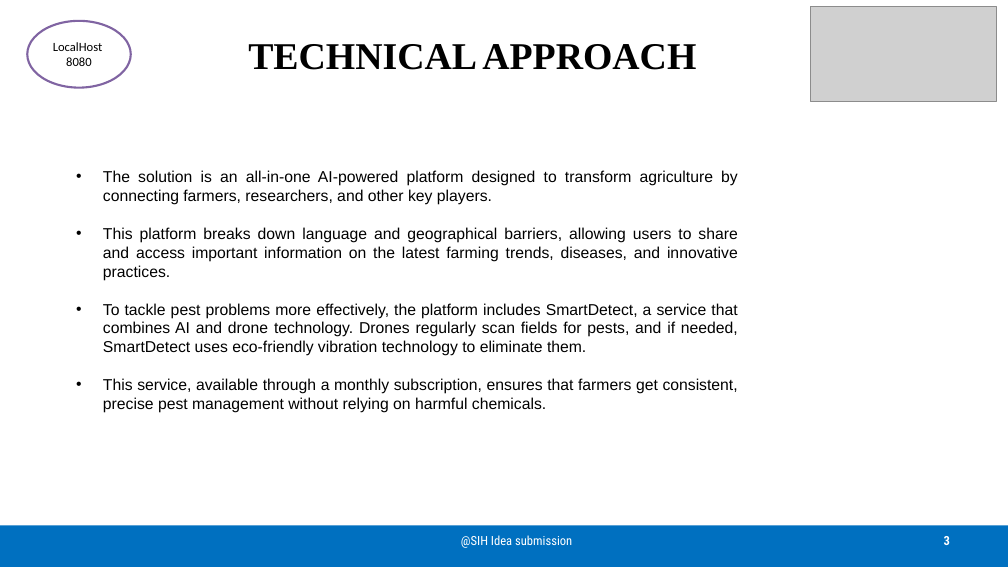
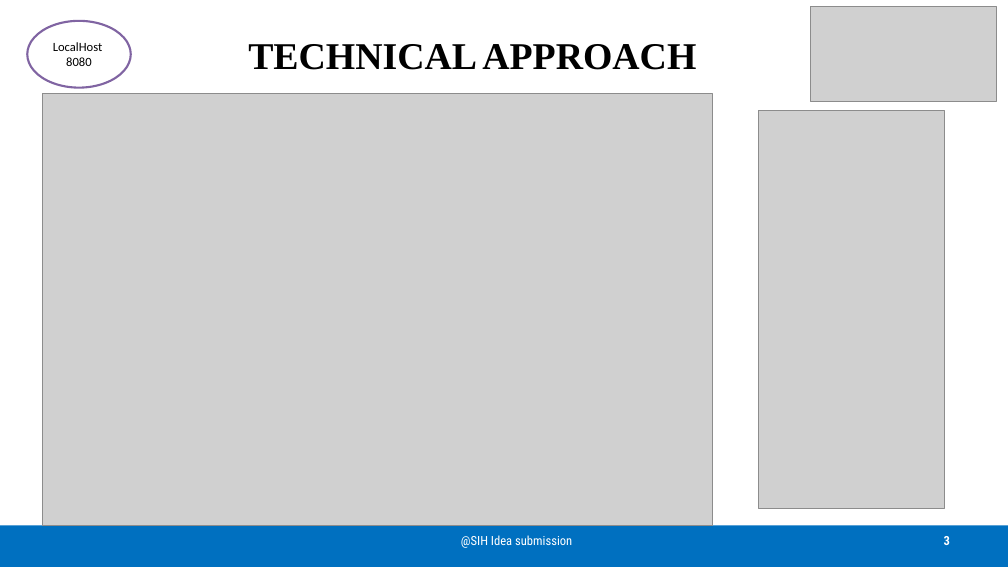
Before and after one commit to AaryanAnand10/KrishiMitra, a slide deck: slide 3 of LocalHost_8080.pptx. Drawn at 1008x567 pixels with LibreOffice and Linux fonts; fonts in the diff are those of the drawing; grey boxes stand for pictures. Boxes give left, top, right and bottom in pixels: in the first picture for what was removed or moved away, otherwise in the second. Text is boxed around its words. In the diff, an @@ line names an element or a change of style, - is before the commit and + after.

Commit message:
update ppt

```diff
--- a/LocalHost_8080.pptx
+++ b/LocalHost_8080.pptx
@@ picture added at <box>42,94,712,526</box> @@
@@ picture added at <box>758,110,944,508</box> @@
@@ text removed at <box>103,170,738,413</box> @@
-• The solution is an all-in-one AI-powered platform designed to transform agriculture by connecting farmers, researchers, and other key players.
-• This platform breaks down language and geographical barriers, allowing users to share and access important information on the latest farming trends, diseases, and innovative practices.
-• To tackle pest problems more effectively, the platform includes SmartDetect, a service that combines AI and drone technology. Drones regularly scan fields for pests, and if needed, SmartDetect uses eco-friendly vibration technology to eliminate them.
-• This service, available through a monthly subscription, ensures that farmers get consistent, precise pest management without relying on harmful chemicals.
```
Also in this commit, not shown: 1 other slide changed.
